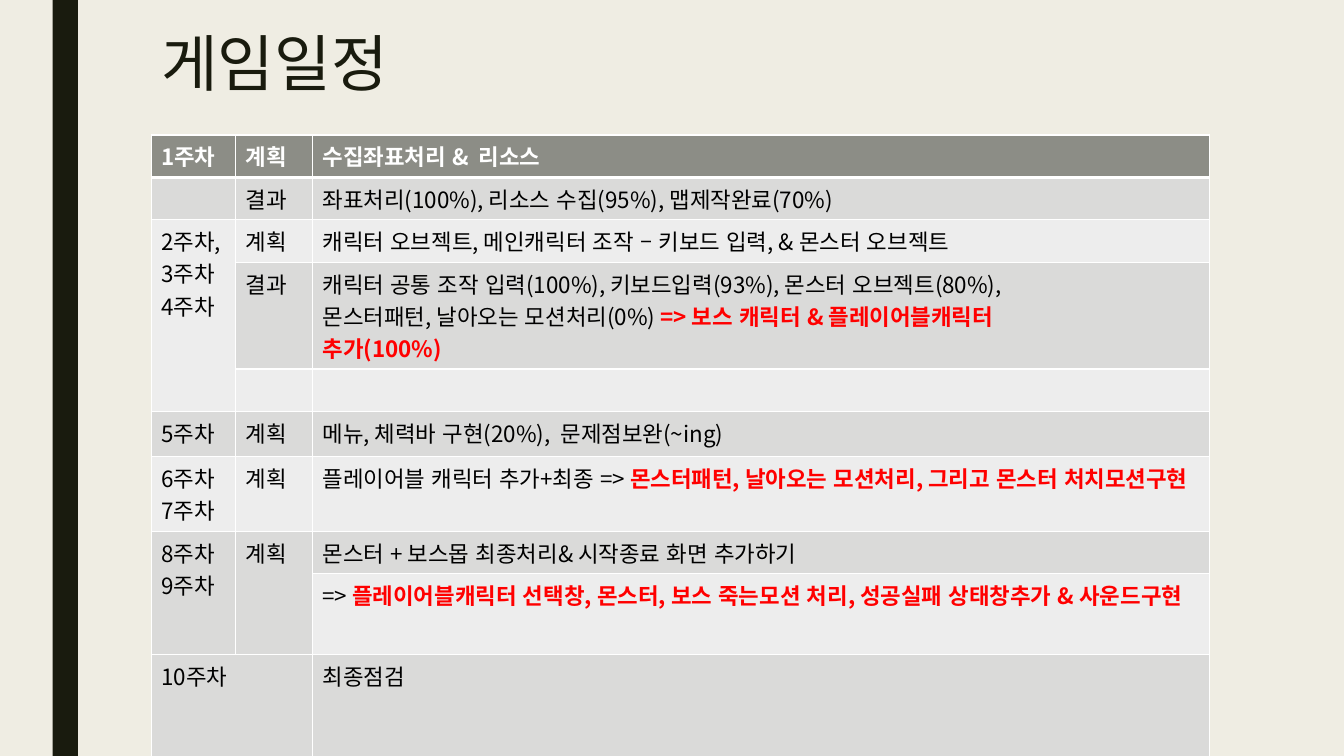
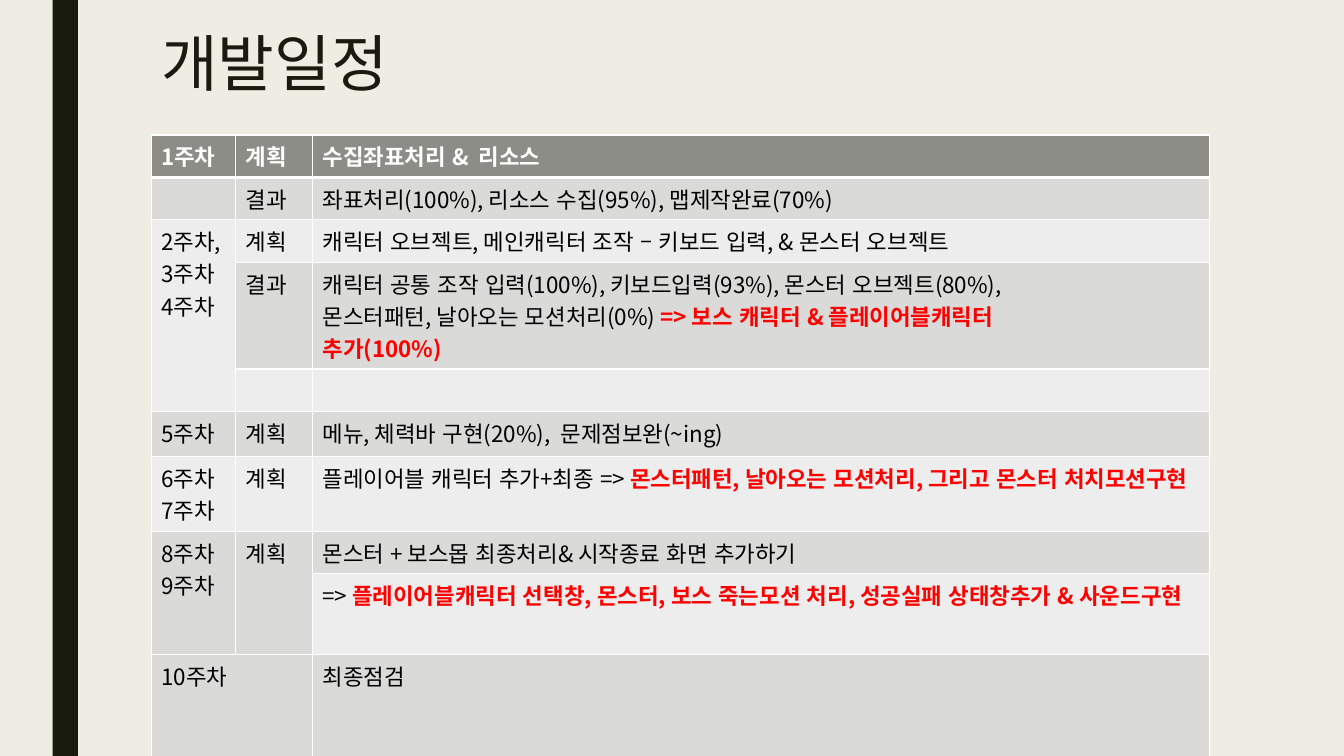
Before and after one commit to jyoon18/2DGP-2018180012, a slide deck: slide 4 of Develop/2dgp 2차 발표.pptx. Drawn at 1344x756 pixels with LibreOffice and Linux fonts; fonts in the diff are those of the drawing. Boxes give left, top, right and bottom in pixels: in the first picture for what was removed or moved away, otherwise in the second. Text is boxed around its words. In the diff, an @@ line names an element or a change of style, - is before the commit and + after.

```diff
--- a/Develop/2dgp 2차 발표.pptx
+++ b/Develop/2dgp 2차 발표.pptx
@@ title at (x1=161, y1=35, x2=388, y2=91): text changed @@
-게임일정
+개발일정
```
Also in this commit, not shown: 2 other slides changed.
